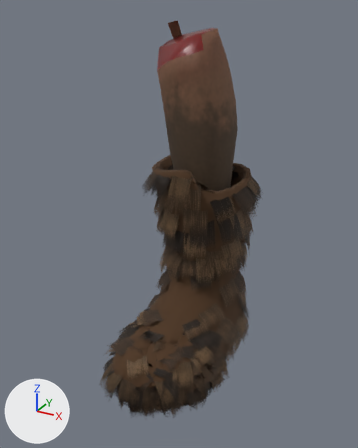
What one commit did to the glTF model assets/models/humans/parts/SM_Part_SapiensF_leg_l.gltf.
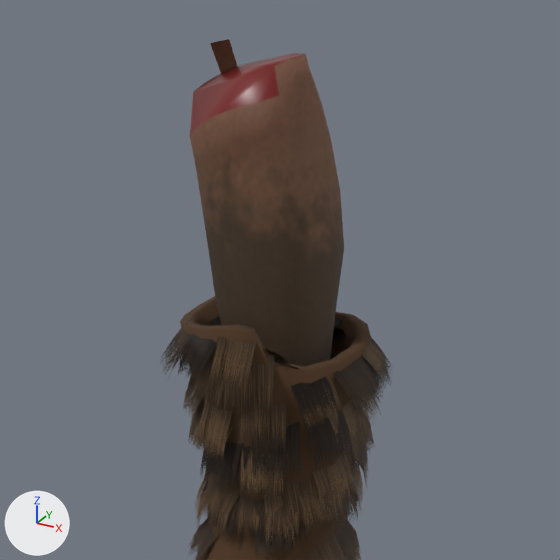
Each version appears first whole from a 50 mm camera at (0.463, -0.643, 0.478) aimed at (0.157, -0.088, 0.2), and next in a close-up on the part from 16% to 98% of the width and 0% to 65% of the height. The axes (+X, +Y, +Z) are drawn at lower left. The lights are the same throughout. The first two pictures are the older version. Vertices at exactly the same position are counted once.

Before the edit, the objects in view are built like this:
```python
me_base_025 = bpy.data.meshes.new('base.025')
me_base_025.from_pydata(...)  # 9654 vertices, 11838 faces; spans x 0.068..0.267, y -0.241..0.073, z -0.068..0.46
# faces by material slot: [2566, 20, 4776, 4476]
me_base_025.materials.append(mat_m_human_sapiensf_skin)
me_base_025.materials.append(mat_m_flesh)  # dark red #730705
me_base_025.materials.append(mat_m_furbase)  # brown #4b321b
me_base_025.materials.append(mat_m_human_sapiensfbootsfur_fur)
ob_sm_part_sapiensf_leg_l = bpy.data.objects.new('SM_Part_SapiensF_leg_l', me_base_025)
ob_sm_part_sapiensf_leg_l.location = (0.0, 0.0, 0.0)
```
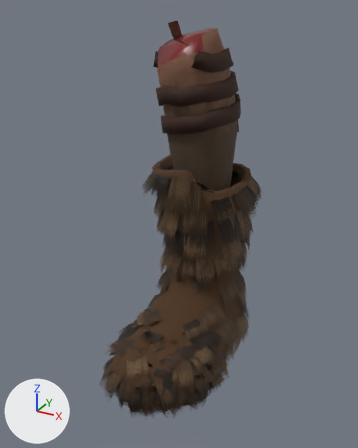
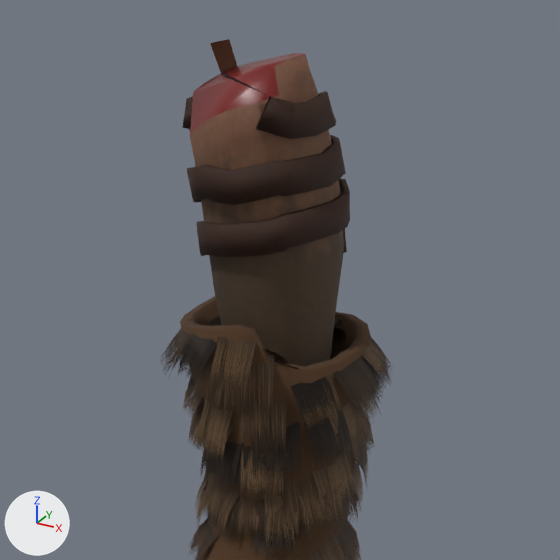
Diff of the bpy script that builds the scene:
```diff
--- a/assets/models/humans/parts/SM_Part_SapiensF_leg_l.gltf.py
+++ b/assets/models/humans/parts/SM_Part_SapiensF_leg_l.gltf.py
@@ img_brown_leather_diff_1k @@
+img_brown_leather_diff_1k = load_image('brown_leather_diff_1k', '../textures/brown_leather_diff_1k.jpg', 1024, 1024, 'sRGB')
@@ img_brown_leather_nor_gl_1k @@
+img_brown_leather_nor_gl_1k = load_image('brown_leather_nor_gl_1k', '../textures/brown_leather_nor_gl_1k.jpg', 1024, 1024, 'Non-Color')
@@ mat_m_strapacc @@
+mat_m_strapacc = bpy.data.materials.new('M_StrapAcc')
+# colours: beige #a69480
+# uses the picture img_brown_leather_diff_1k
+# uses the picture img_brown_leather_nor_gl_1k
@@ me_base_025 @@
 # used by ob_sm_part_sapiensf_leg_l; location = (0.0, 0.0, 0.0)
-me_base_025.from_pydata(...)  # 9654 vertices, 11838 faces; spans x 0.068..0.267, y -0.241..0.073, z -0.068..0.46
+me_base_025.from_pydata(...)  # 9906 vertices, 12331 faces; spans x 0.068..0.267, y -0.241..0.073, z -0.068..0.46
+# me_base_025 part 1: a new loose piece of 222 vertices spanning x 0.083..0.208, y -0.081..0.042, z 0.307..0.421, in mat_m_strapacc
+# me_base_025 part 2: a new loose piece of 30 vertices spanning x 0.153..0.198, y -0.096..0.004, z 0.401..0.443, in mat_m_strapacc
+# other edits to the shape of me_base_025 do not show in these pictures
 me_base_025.materials.append(mat_m_human_sapiensf_skin)
@@ me_base_025 @@
 me_base_025.materials.append(mat_m_human_sapiensfbootsfur_fur)
+me_base_025.materials.append(mat_m_strapacc)
```

Location of each change, [x1, y1, x2, y2] in pixels of the close-ups (560 x 560 px):
part 1 of me_base_025, added (brown)
    after: [182, 97, 350, 257]
part 2 of me_base_025, added (brown)
    after: [222, 72, 336, 139]
